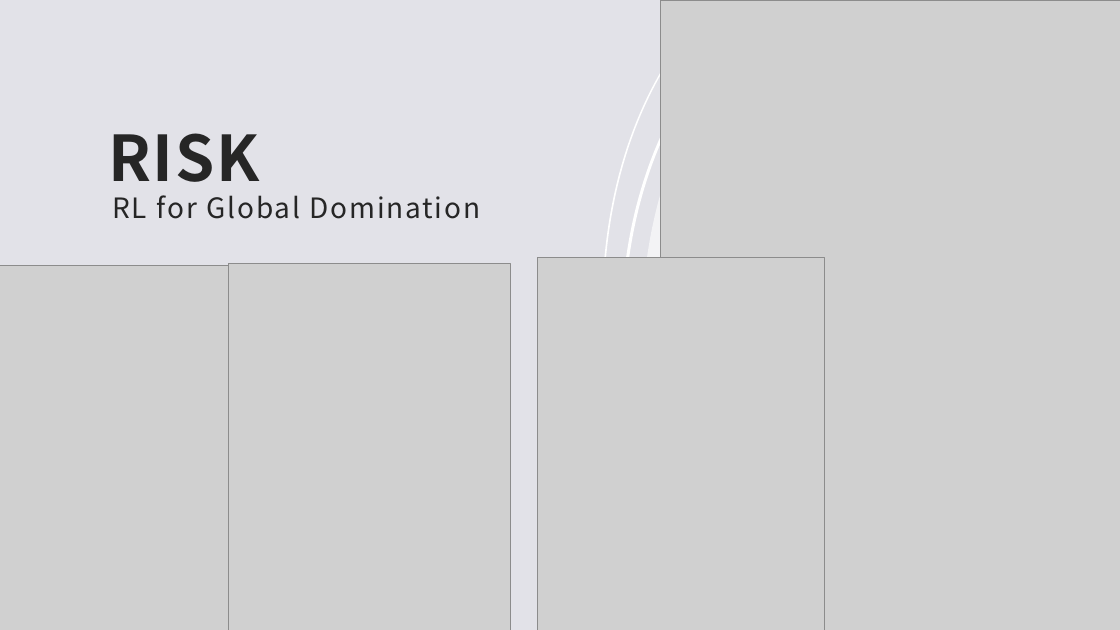
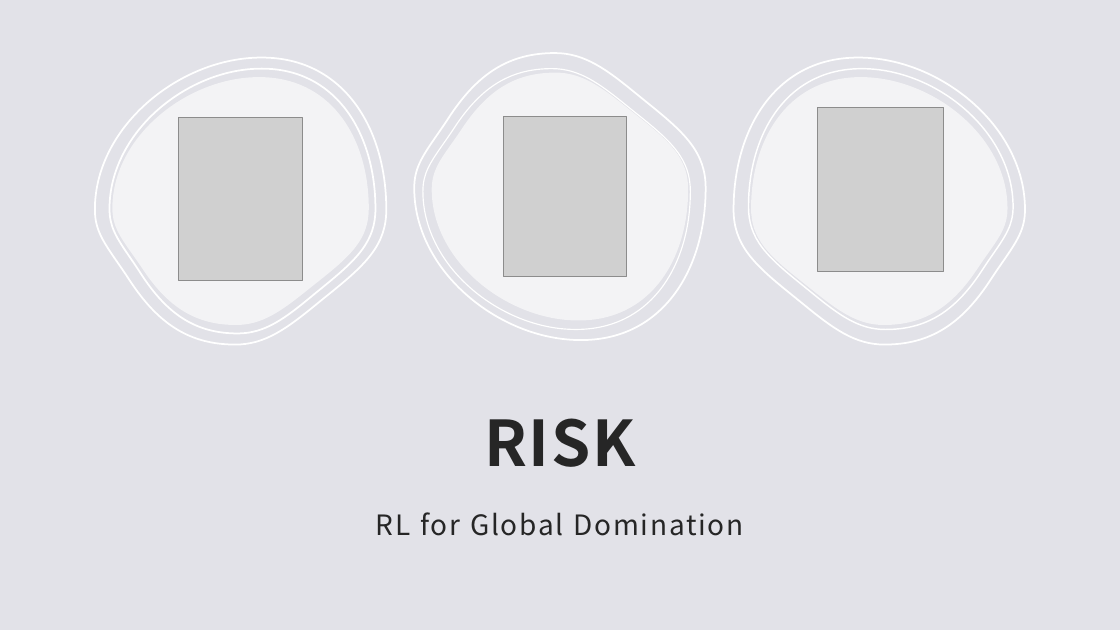
Before and after one commit to Trevor-McLemore/risk_analysis, a slide deck: slide 1 of risk_presentation.pptx. Drawn at 1120x630 pixels with LibreOffice and Linux fonts; fonts in the diff are those of the drawing; grey boxes stand for pictures. Boxes give left, top, right and bottom in pixels: in the first picture for what was removed or moved away, otherwise in the second. Text is boxed around its words. In the diff, an @@ line names an element or a change of style, - is before the commit and + after.

```diff
--- a/risk_presentation.pptx
+++ b/risk_presentation.pptx
@@ freeform shape removed at [602,0,835,630] @@
@@ freeform shape removed at [621,0,854,630] @@
@@ freeform shape removed at [642,0,1120,630] @@
@@ picture removed at [660,0,1120,630] @@
@@ freeform shape added at [95,58,386,345], outline #FFFFFF 1.5 pt @@
@@ freeform shape added at [414,53,706,340], outline #FFFFFF 1.5 pt @@
@@ freeform shape added at [734,58,1025,345], outline #FFFFFF 1.5 pt @@
@@ freeform shape added at [109,69,376,334], outline #FFFFFF 1.5 pt @@
@@ freeform shape added at [113,77,369,325], fill #FFFFFF at 60% opacity @@
@@ freeform shape added at [423,69,690,330], outline #FFFFFF 1 pt @@
@@ freeform shape added at [432,72,688,320], fill #FFFFFF at 60% opacity @@
@@ freeform shape added at [749,69,1013,330], outline #FFFFFF 1.25 pt @@
@@ freeform shape added at [751,77,1007,325], fill #FFFFFF at 60% opacity @@
@@ picture: place and size @@
-picture at [0,266,229,630]
+picture at [178,118,303,280]
@@ picture: place and size @@
-picture at [229,264,510,630]
+picture at [503,116,627,276]
@@ picture: place and size @@
-picture at [538,257,824,630]
+picture at [818,108,944,272]
@@ title "RISK": place and size @@
-title "RISK" at [108,133,259,197]
+title "RISK" at [484,418,635,467]
@@ title "RISK" at [484,418,635,467]: alignment left to centre @@
@@ subtitle "RL for Global Domination" at [376,512,743,536]: alignment left to centre @@
@@ subtitle "RL for Global Domination": place and size @@
-subtitle "RL for Global Domination" at [112,195,480,219]
+subtitle "RL for Global Domination" at [376,512,743,536]
```
Also in this commit, not shown: 4 other slides changed, 7 slides added, 3 slides removed, 4 other files.
